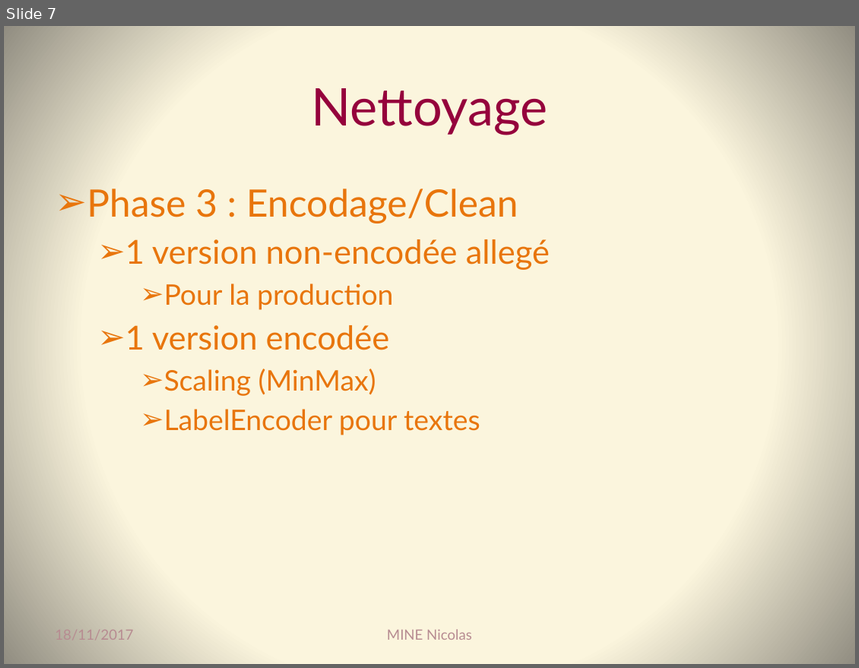
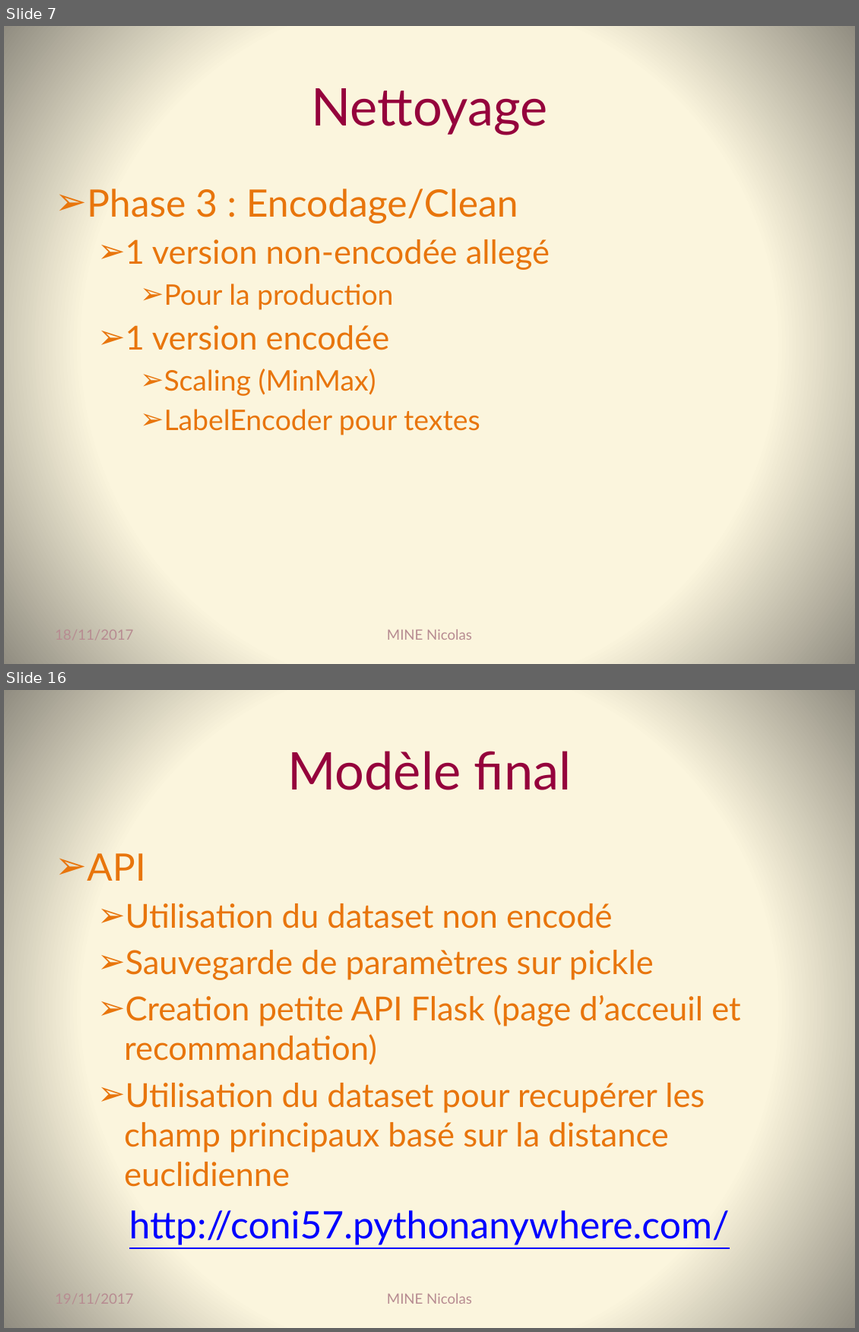
Before and after one commit to Coni63/OC_DS, a slide deck: Projet 3 - recomm. de films/Presentation-projet_3.pptx. Shown one above the other, each under a label of ours: slide 7 before the commit, slides 7 and 16 after it; the slides between them are not shown. The pictures are 859x668 and 859x1332 pixels, drawn with LibreOffice and Linux fonts; fonts in the diff are those of the drawing. Boxes give left, top, right and bottom in pixels: in the first picture for what was removed or moved away, otherwise in the second. Text is boxed around its words. In the diff, an @@ line names an element or a change of style, - is before the commit and + after.

```diff
--- a/Projet 3 - recomm. de films/Presentation-projet_3.pptx
+++ b/Projet 3 - recomm. de films/Presentation-projet_3.pptx
@@ slide 16 added at (4, 690, 855, 1328), background gradient #FCF7DD to #918E81 @@
@@ title added at (287, 751, 571, 790), 44 pt, text #95023C @@
+Modèle final
@@ text added at (87, 853, 740, 1246), 28 pt, text #E8750C @@
+➢ API
+  ➢ Utilisation du dataset non encodé
+  ➢ Sauvegarde de paramètres sur pickle
+  ➢ Creation petite API Flask (page d’acceuil et recommandation)
+  ➢ Utilisation du dataset pour recupérer les champ principaux basé sur la distance euclidienne
+http://coni57.pythonanywhere.com/
@@ text added at (55, 1294, 133, 1304), 12 pt, text #B78C92 @@
+19/11/2017
@@ text added at (387, 1293, 472, 1304), 12 pt, text #B78C92 @@
+MINE Nicolas
```
Also in this commit, not shown: 5 slides changed, 6 other slides added, 13 other files.
